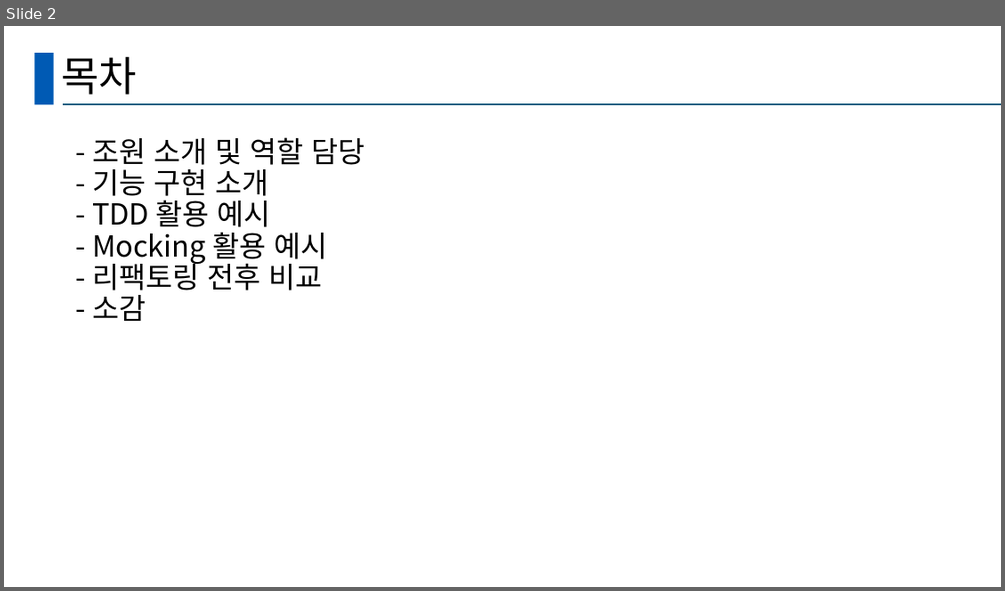
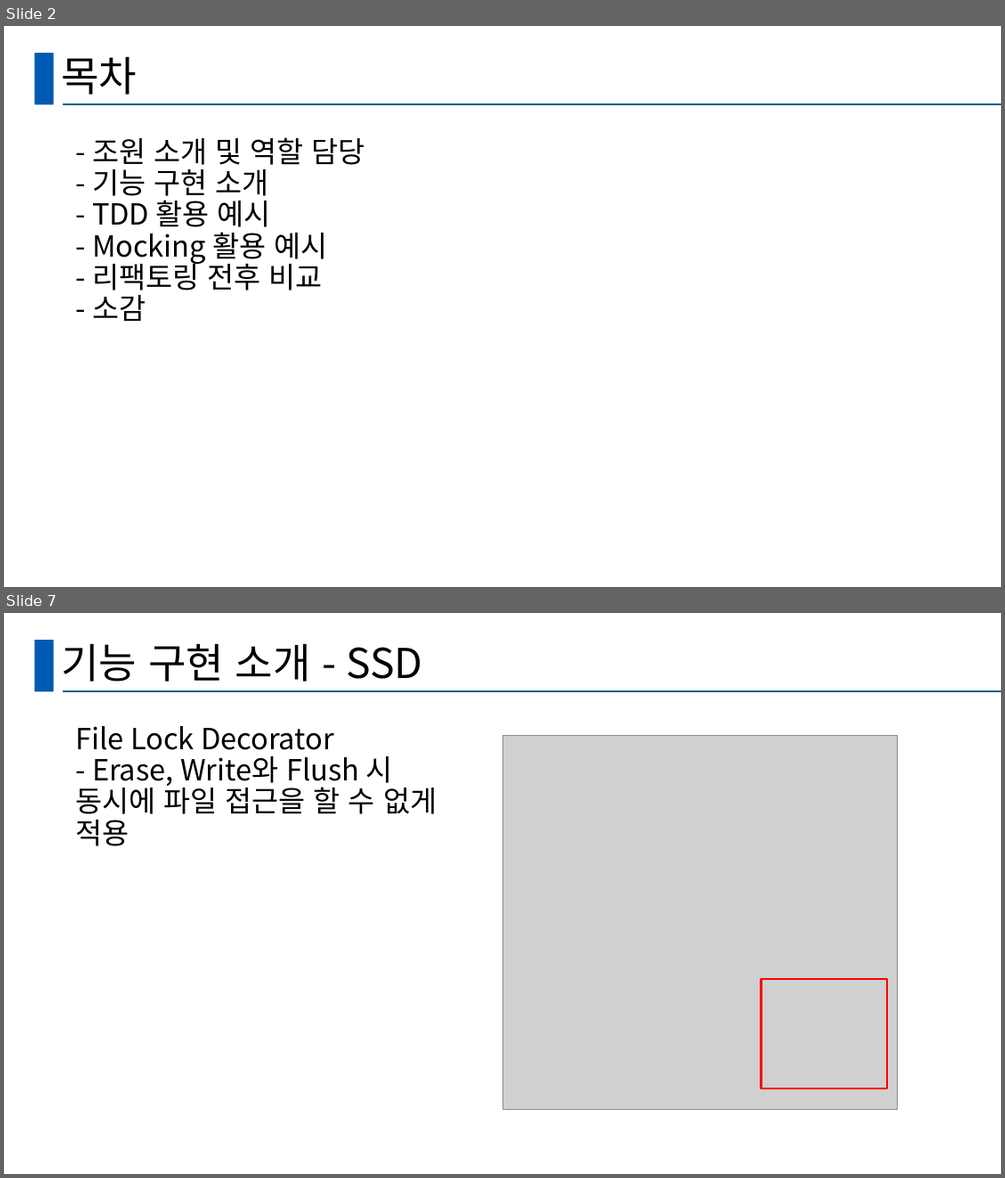
Before and after one commit to hobism3/SSD_A-Teuk, a slide deck: CRA_A-teuk.pptx. Shown one above the other, each under a label of ours: slide 2 before the commit, slides 2 and 7 after it; the slides between them are not shown. The pictures are 1005x591 and 1005x1178 pixels, drawn with LibreOffice and Linux fonts; fonts in the diff are those of the drawing; grey boxes stand for pictures. Boxes give left, top, right and bottom in pixels: in the first picture for what was removed or moved away, otherwise in the second. Text is boxed around its words. In the diff, an @@ line names an element or a change of style, - is before the commit and + after.

```diff
--- a/CRA_A-teuk.pptx
+++ b/CRA_A-teuk.pptx
@@ slide 7 added at (4, 613, 1001, 1174), background #FFFFFF; not listed: 2 template elements that a slide beside it also shows @@
@@ title added at (61, 643, 422, 682), 39.6 pt, text #000000 @@
+기능 구현 소개 - SSD
@@ text added at (75, 726, 437, 846), 28 pt, text #000000 @@
+File Lock Decorator
+- Erase, Write와 Flush 시
+동시에 파일 접근을 할 수 없게
+적용
@@ picture added at (502, 735, 898, 1109) @@
@@ rectangle added at (760, 980, 887, 1088), outline #FF0000 2 pt @@
```
Also in this commit, not shown: 8 slides changed, 24 other slides added, 3 slides removed.
